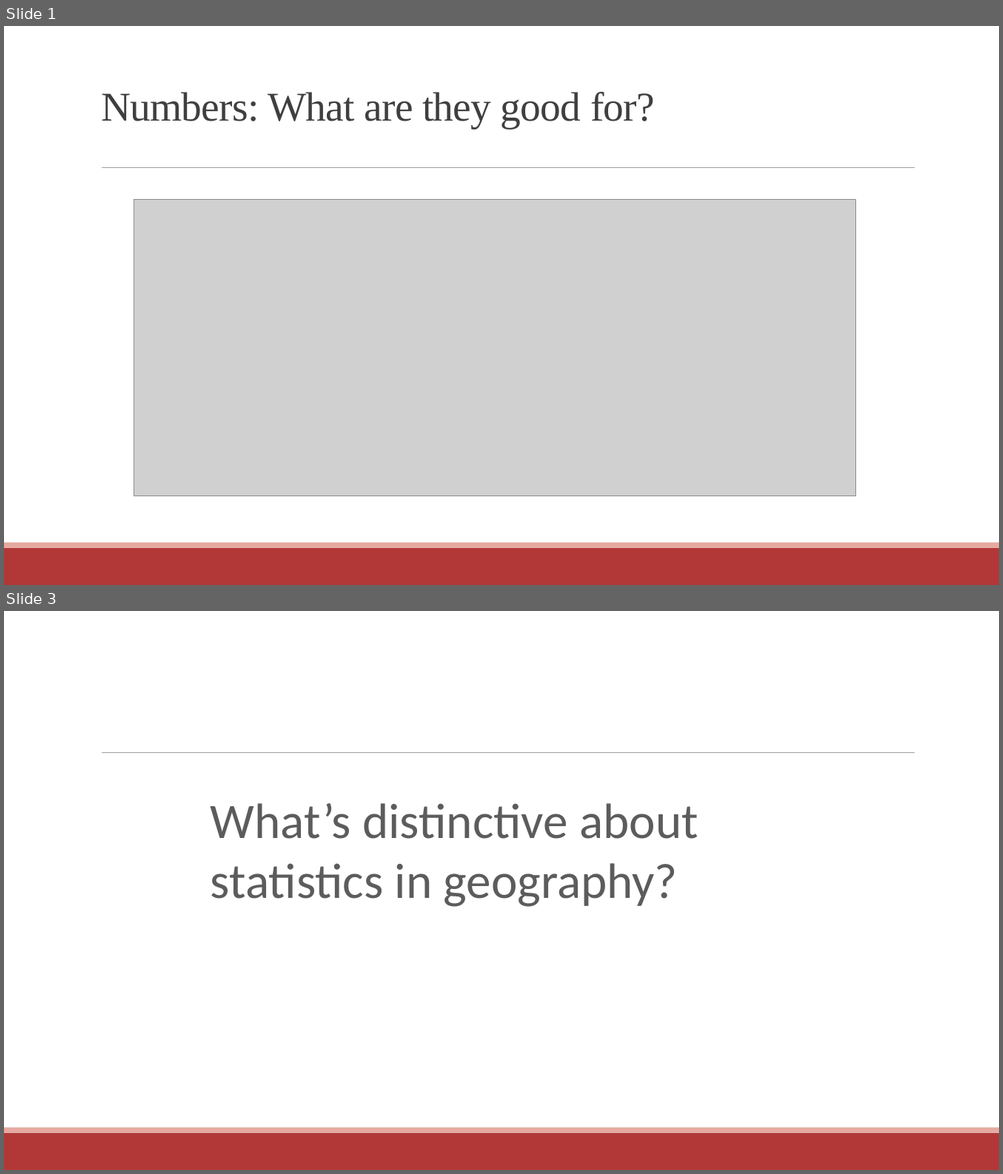
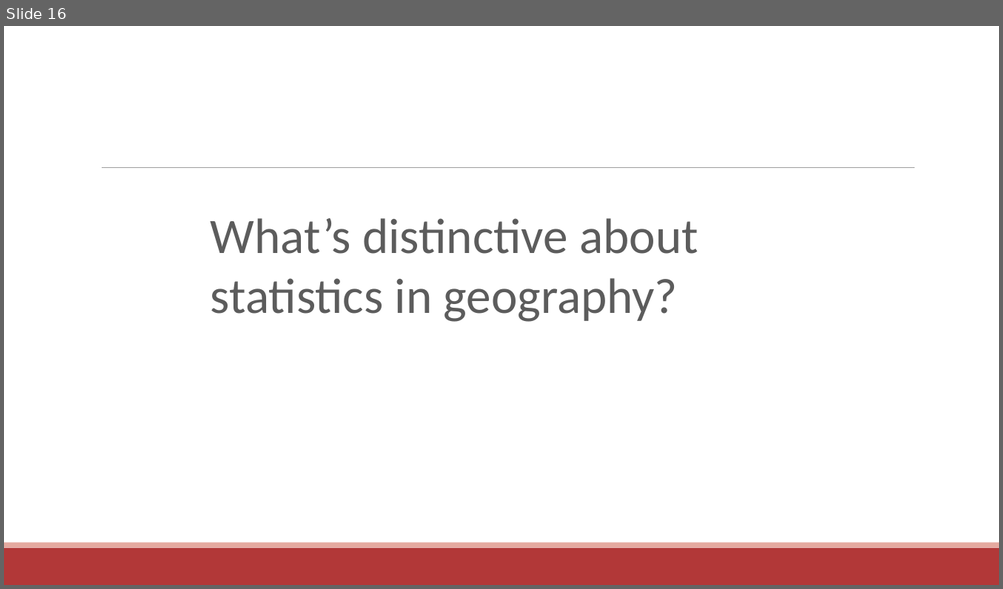
Before and after one commit to communitymaplab/geog4300_datascience, a slide deck: in_class_slides/geog4300_L01-Introductions.pptx. Shown one above the other, each under a label of ours: slides 1 and 3 before the commit, slide 16 after it; the slides between them are not shown. The pictures are 1003x1174 and 1003x589 pixels, drawn with LibreOffice and Linux fonts; fonts in the diff are those of the drawing; grey boxes stand for pictures. Boxes give left, top, right and bottom in pixels: in the first picture for what was removed or moved away, otherwise in the second. Text is boxed around its words. In the diff, an @@ line names an element or a change of style, - is before the commit and + after.

```diff
--- a/in_class_slides/geog4300_L01-Introductions.pptx
+++ b/in_class_slides/geog4300_L01-Introductions.pptx
@@ slide 1 removed at <box>4,26,999,585</box>, background #FFFFFF; not listed: 3 template elements that a slide beside it also shows @@
@@ title removed at <box>101,92,654,128</box> @@
-Numbers: What are they good for?
@@ picture removed at <box>134,200,855,496</box> @@
@@ what was slide 3 is now slide 16 @@
```
Also in this commit, not shown: 1 slide changed, 7 slides added.
